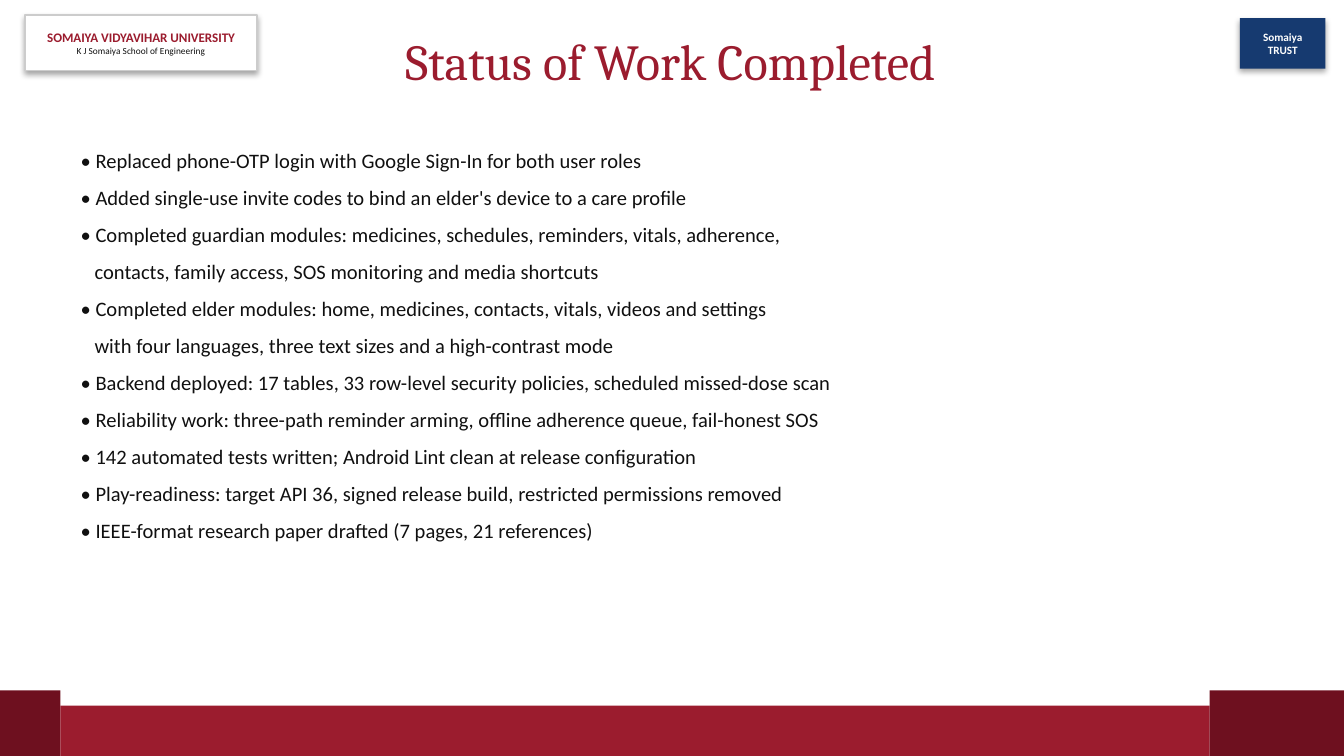
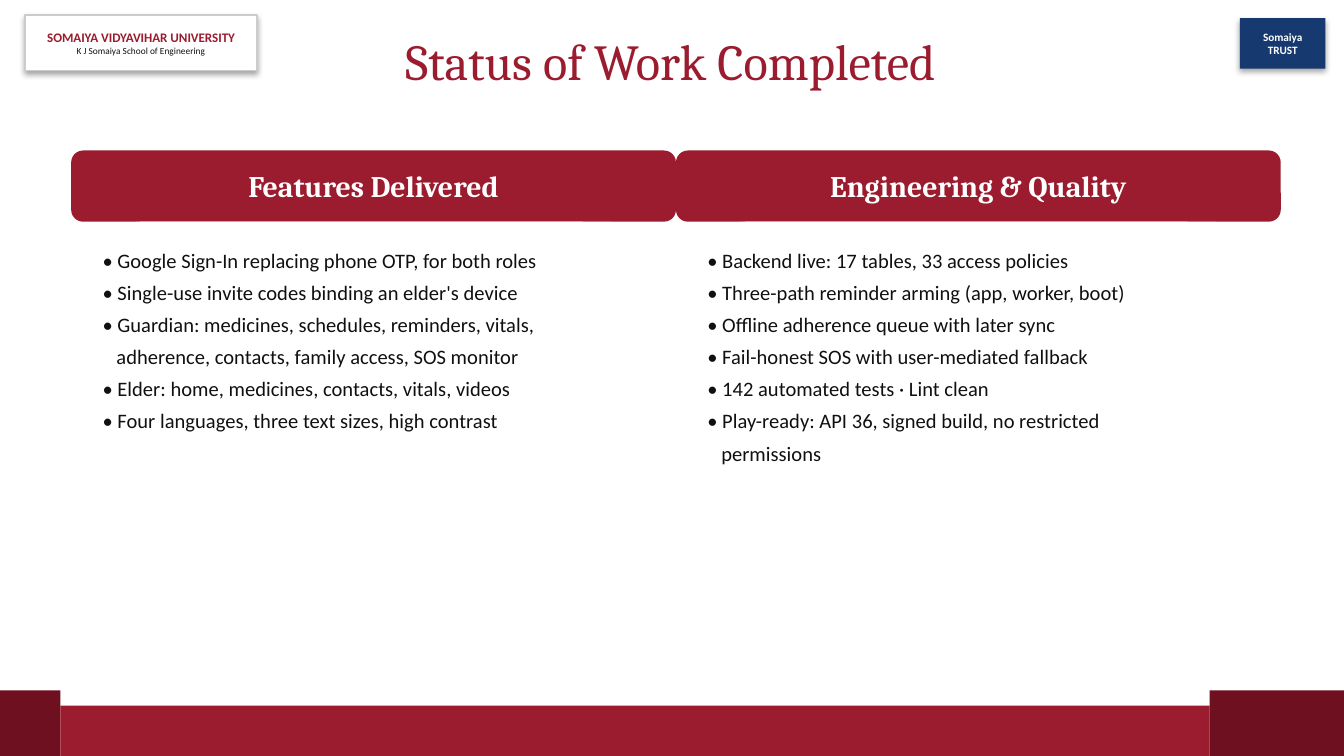
Before and after one commit to Suyash2205/Care-Companion-, a slide deck: slide 25 of ppt/CareCompanion-IE1.pptx. Drawn at 1344x756 pixels with LibreOffice and Linux fonts; fonts in the diff are those of the drawing. Boxes give left, top, right and bottom in pixels: in the first picture for what was removed or moved away, otherwise in the second. Text is boxed around its words. In the diff, an @@ line names an element or a change of style, - is before the commit and + after.

```diff
--- a/ppt/CareCompanion-IE1.pptx
+++ b/ppt/CareCompanion-IE1.pptx
@@ rounded rectangle added at box(71, 151, 676, 222), fill #9B1C2E, 16 pt, text #FFFFFF, bold @@
+Features Delivered
@@ rounded rectangle added at box(676, 151, 1281, 222), fill #9B1C2E, 16 pt, text #FFFFFF, bold @@
+Engineering & Quality
@@ text at box(116, 253, 537, 432): text changed @@
-• Replaced phone-OTP login with Google Sign-In for both user roles
-• Added single-use invite codes to bind an elder's device to a care profile
-• Completed guardian modules: medicines, schedules, reminders, vitals, adherence,
-contacts, family access, SOS monitoring and media shortcuts
-• Completed elder modules: home, medicines, contacts, vitals, videos and settings
-with four languages, three text sizes and a high-contrast mode
-• Backend deployed: 17 tables, 33 row-level security policies, scheduled missed-dose scan
-• Reliability work: three-path reminder arming, offline adherence queue, fail-honest SOS
-• 142 automated tests written; Android Lint clean at release configuration
-• Play-readiness: target API 36, signed release build, restricted permissions removed
-• IEEE-format research paper drafted (7 pages, 21 references)
+• Google Sign-In replacing phone OTP, for both roles
+• Single-use invite codes binding an elder's device
+• Guardian: medicines, schedules, reminders, vitals,
+adherence, contacts, family access, SOS monitor
+• Elder: home, medicines, contacts, vitals, videos
+• Four languages, three text sizes, high contrast
@@ text added at box(721, 253, 1125, 465), 11 pt, text #101010 @@
+• Backend live: 17 tables, 33 access policies
+• Three-path reminder arming (app, worker, boot)
+• Offline adherence queue with later sync
+• Fail-honest SOS with user-mediated fallback
+• 142 automated tests · Lint clean
+• Play-ready: API 36, signed build, no restricted
+permissions
```
Also in this commit, not shown: 6 other slides changed, 2 other files.
